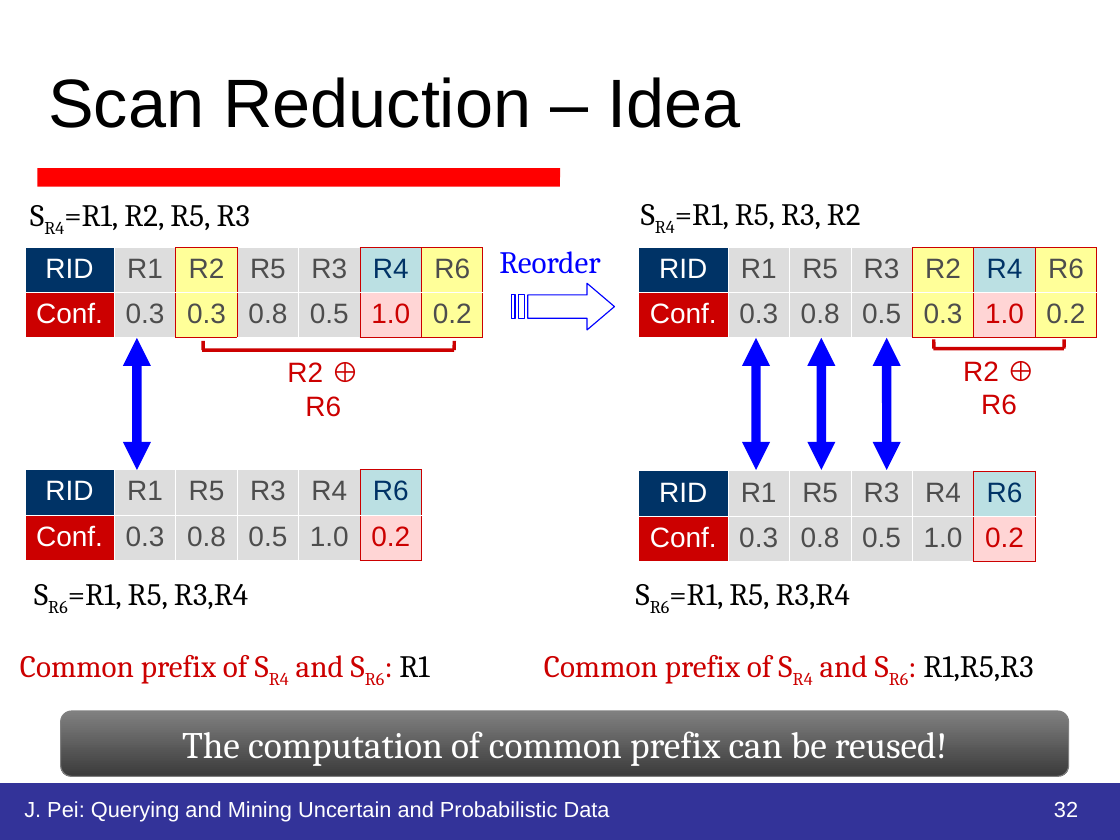
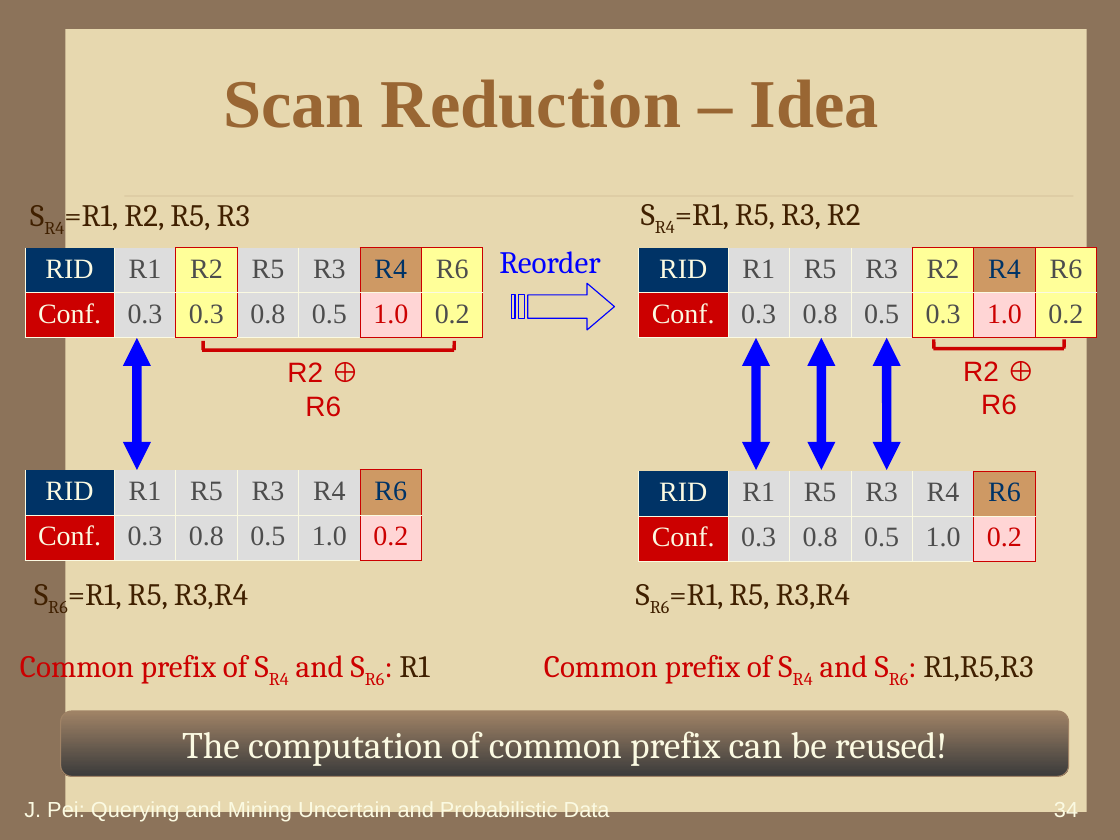
Before and after one commit to HiltonWei/wpstest, a slide deck: slide 34 of branches/区钺坚/读书报告/不确定性数据的查询分析处理.ppt (slide 32 before the commit). Drawn at 1120x840 pixels with LibreOffice and Linux fonts; fonts in the diff are those of the drawing; background and template pictures are left out. Boxes give left, top, right and bottom in pixels: in the first picture for what was removed or moved away, otherwise in the second. Text is boxed around its words. In the diff, an @@ line names an element or a change of style, - is before the commit and + after.

```diff
--- a/branches/区钺坚/读书报告/不确定性数据的查询分析处理.ppt
+++ b/branches/区钺坚/读书报告/不确定性数据的查询分析处理.ppt
@@ background #FFFFFF to #8C735A @@
@@ title "Scan Reduction – Idea" at bbox=[223, 79, 879, 128]: font Arial to Times New Roman, text colour #000000 to #996633, bold on; alignment left to centre @@
@@ rectangle added at bbox=[65, 29, 1086, 812], fill #E7D8AF @@
@@ line removed from (37, 177) to (560, 177) @@
@@ line added from (124, 196) to (1073, 196), #A08366 0.26 pt @@
@@ table at bbox=[25, 248, 484, 337] @@
@@ fill #BBE0E3 to #CE9964 in row 1, column 6 @@
@@ font Arial to Times New Roman @@
@@ text colour #FFFFFF to #FBFAE2 in "RID", "Conf." @@
@@ borders changed @@
@@ table at bbox=[638, 248, 1098, 337] @@
@@ fill #BBE0E3 to #CE9964 in row 1, column 6 @@
@@ font Arial to Times New Roman @@
@@ text colour #FFFFFF to #FBFAE2 in "RID", "Conf." @@
@@ borders changed @@
@@ table at bbox=[25, 470, 422, 560] @@
@@ fill #BBE0E3 to #CE9964 in row 1, column 6 @@
@@ font Arial to Times New Roman @@
@@ text colour #FFFFFF to #FBFAE2 in "RID", "Conf." @@
@@ borders changed @@
@@ table at bbox=[638, 472, 1036, 561] @@
@@ fill #BBE0E3 to #CE9964 in row 1, column 6 @@
@@ font Arial to Times New Roman @@
@@ text colour #FFFFFF to #FBFAE2 in "RID", "Conf." @@
@@ borders changed @@
@@ text colour #000000 to #402000 in 4 elements at bbox=[64, 198, 250, 233], bbox=[68, 584, 248, 609], bbox=[675, 204, 861, 229], bbox=[669, 584, 850, 609] @@
@@ text "Common prefix of SR4 and ..." at bbox=[20, 649, 429, 684]: text colour #000000 to #402000 in "R1" @@
@@ text "Common prefix of SR4 and ..." at bbox=[544, 655, 1033, 684]: text colour #000000 to #402000 in "R1,R5,R3" @@
@@ rounded rectangle "The computation of common prefix ..." at bbox=[60, 711, 1068, 776]: text colour #FFFFFF to #FBFAE2; fill gradient #808080 to #3B3B3B to gradient #A08366 to #3B3B3B; outline #808080 0.74 pt to #A08366 0.74 pt @@
@@ rectangle removed at bbox=[0, 784, 1120, 840] @@
@@ text "J. Pei: Querying and Mining ..." at bbox=[24, 800, 610, 822]: text colour #FFFFFF to #FBFAE2 @@
@@ page number at bbox=[1054, 802, 1078, 822]: text changed; text colour #FFFFFF to #FBFAE2 @@
-32
+34
```
Also in this commit, not shown: 38 other slides changed, 19 slides added, 1 slide removed, 2 other files.
